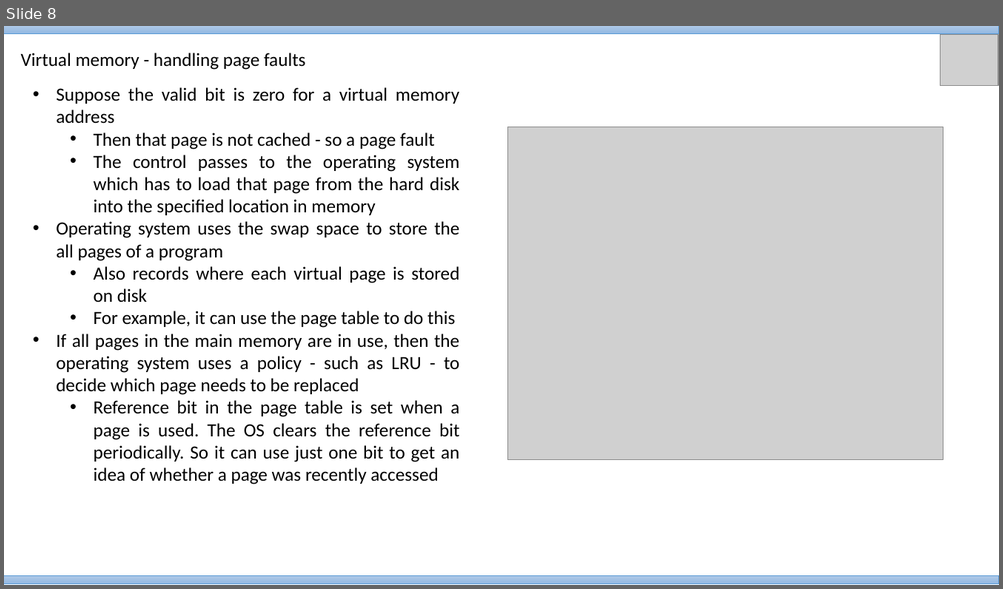
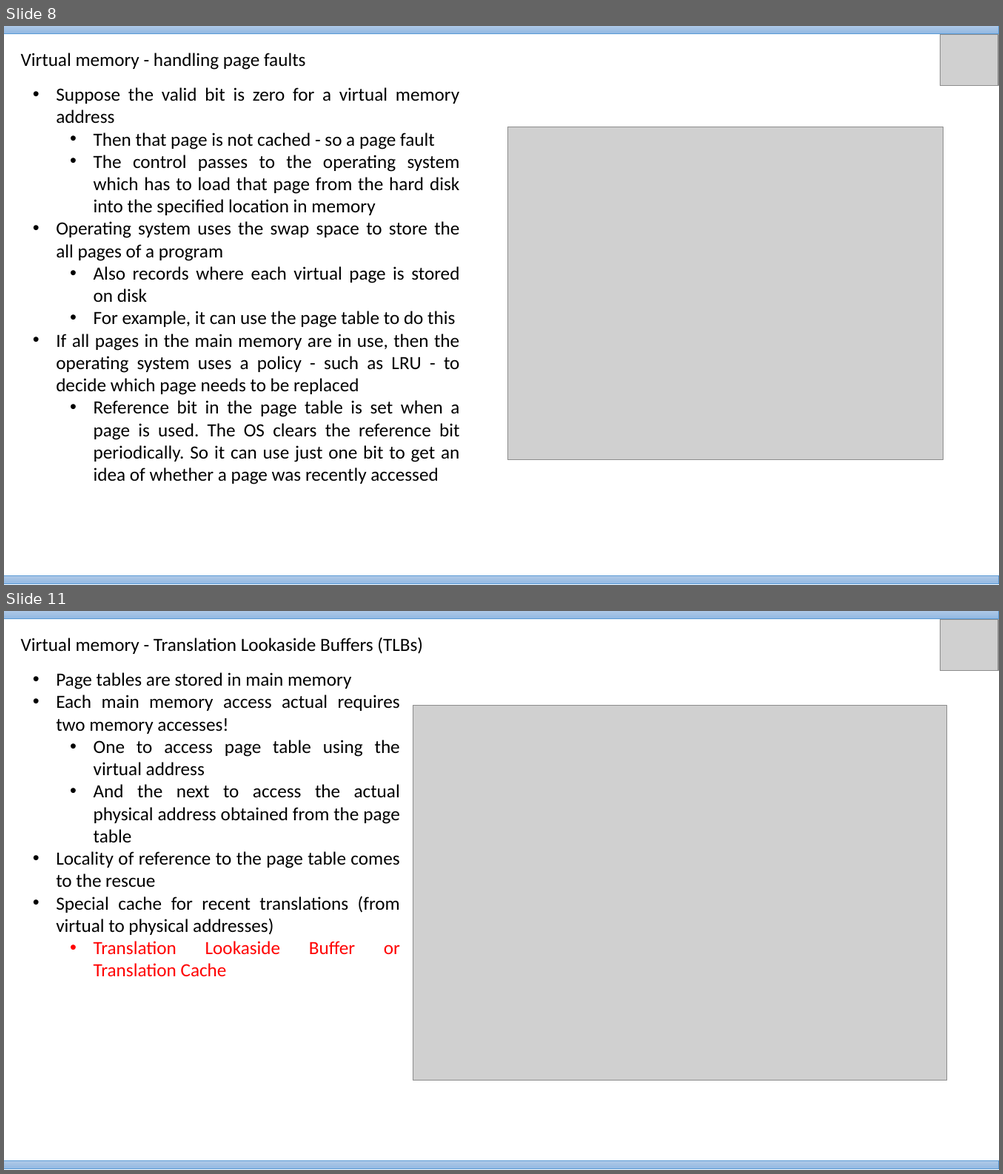
Before and after one commit to VineethBS/vineethbs.github.io, a slide deck: 2017_AV224/Material/Lecture_24.pptx. Shown one above the other, each under a label of ours: slide 8 before the commit, slides 8 and 11 after it; the slides between them are not shown. The pictures are 1003x589 and 1003x1174 pixels, drawn with LibreOffice and Linux fonts; fonts in the diff are those of the drawing; grey boxes stand for pictures. Boxes give left, top, right and bottom in pixels: in the first picture for what was removed or moved away, otherwise in the second. Text is boxed around its words. In the diff, an @@ line names an element or a change of style, - is before the commit and + after.

```diff
--- a/2017_AV224/Material/Lecture_24.pptx
+++ b/2017_AV224/Material/Lecture_24.pptx
@@ slide 11 added at (4,611,999,1170), background #FFFFFF @@
@@ rectangle added at (4,611,999,618), fill gradient #B1CBE9 to #A3C1E5 to #93B9E4, outline #5B9BD5 0.5 pt @@
@@ picture added at (939,620,998,671) @@
@@ text added at (21,637,423,654), 18 pt, text #000000 @@
+Virtual memory - Translation Lookaside Buffers (TLBs)
@@ text added at (56,672,400,977), 18 pt, text #000000 @@
+• Page tables are stored in main memory
+• Each main memory access actual requires two memory accesses!
+  • One to access page table using the virtual address
+  • And the next to access the actual physical address obtained from the page table
+• Locality of reference to the page table comes to the rescue
+• Special cache for recent translations (from virtual to physical addresses)
+  • Translation Lookaside Buffer or Translation Cache
@@ picture added at (413,705,946,1081) @@
@@ rectangle added at (4,1161,999,1169), fill gradient #B1CBE9 to #A3C1E5 to #93B9E4, outline #5B9BD5 0.5 pt @@
```
Also in this commit, not shown: 5 slides changed, 4 other slides added.
